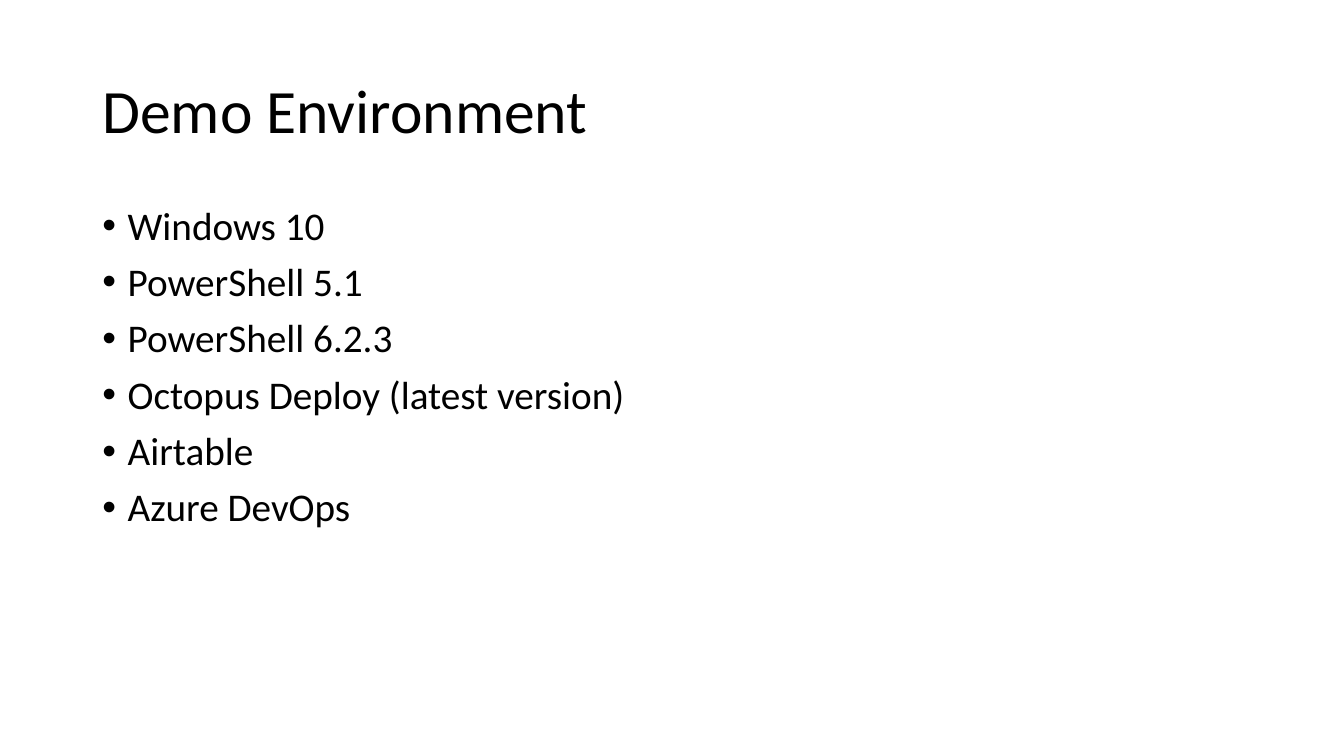
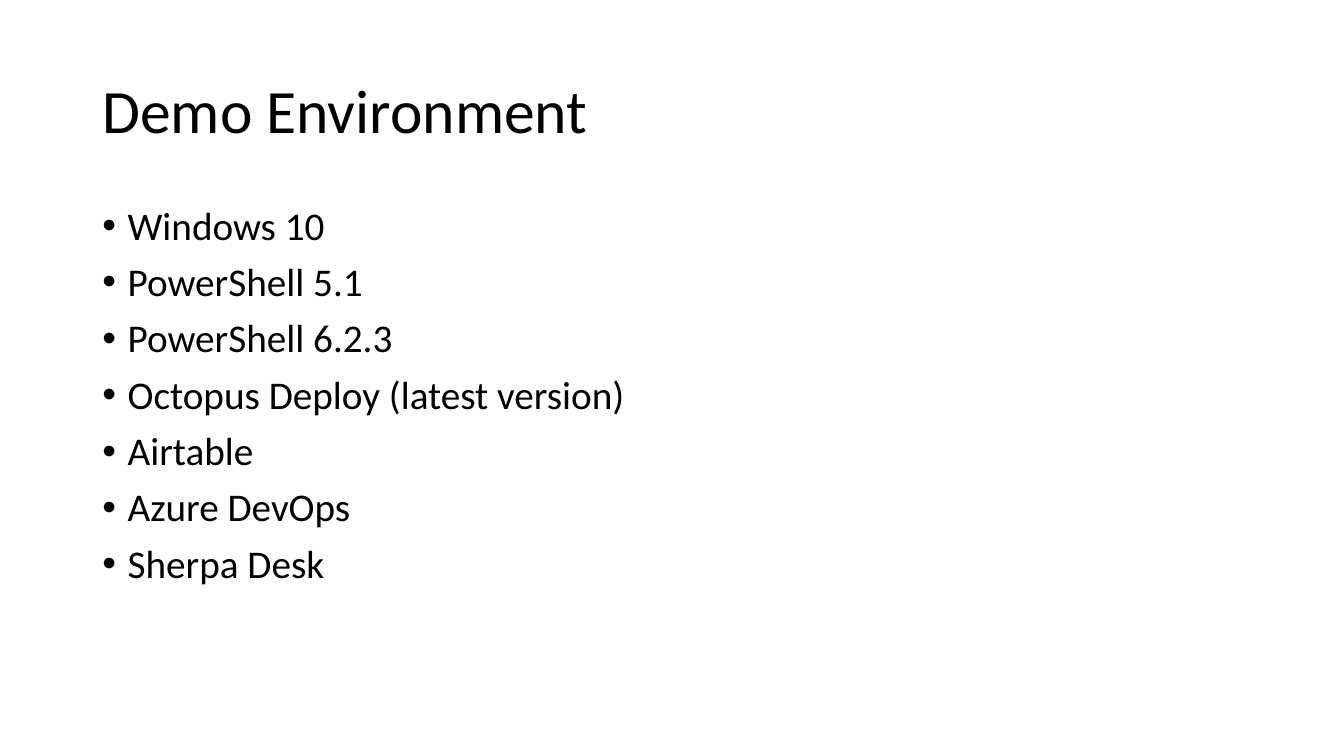
Before and after one commit to ThePoShWolf/Sessions, a slide deck: slide 7 of 2020-01-30 - MTX Portland - REST APIs/MTX Portland - REST APIs.pptx. Drawn at 1344x756 pixels with LibreOffice and Linux fonts; fonts in the diff are those of the drawing; background and template pictures are left out. Boxes give left, top, right and bottom in pixels: in the first picture for what was removed or moved away, otherwise in the second. Text is boxed around its words. In the diff, an @@ line names an element or a change of style, - is before the commit and + after.

```diff
--- a/2020-01-30 - MTX Portland - REST APIs/MTX Portland - REST APIs.pptx
+++ b/2020-01-30 - MTX Portland - REST APIs/MTX Portland - REST APIs.pptx
@@ text at bbox=[128, 550, 324, 585]: paragraph added @@
+• Sherpa Desk
```
Also in this commit, not shown: 2 other slides changed.
